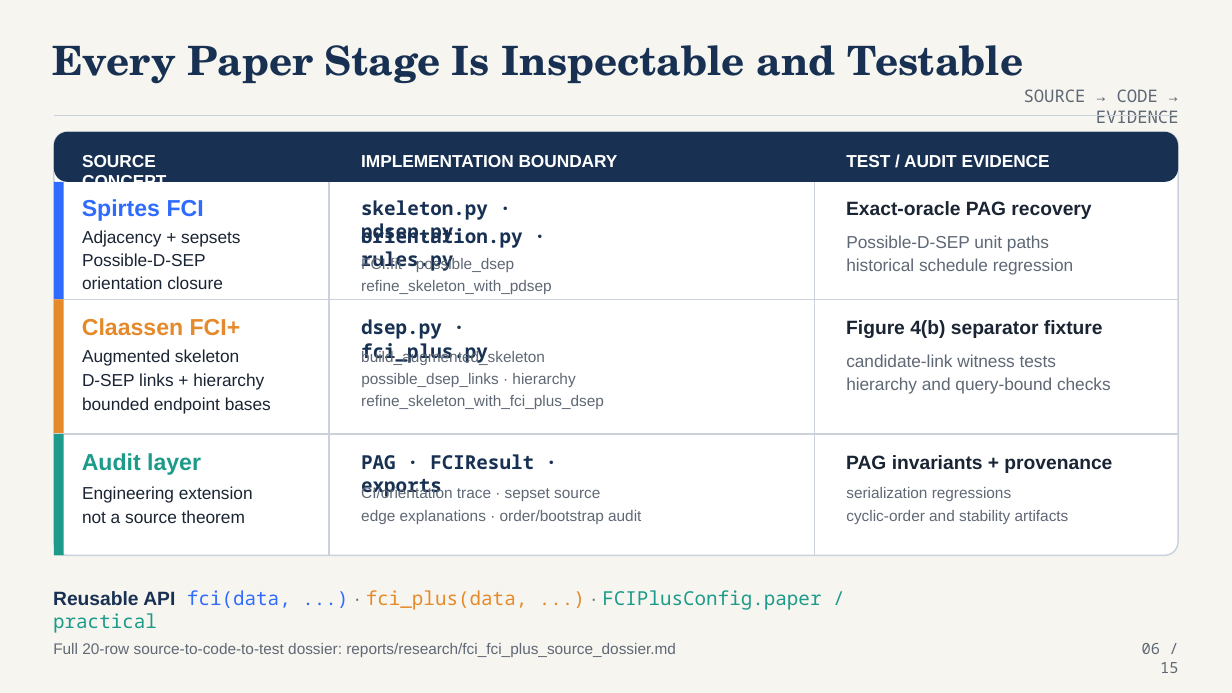
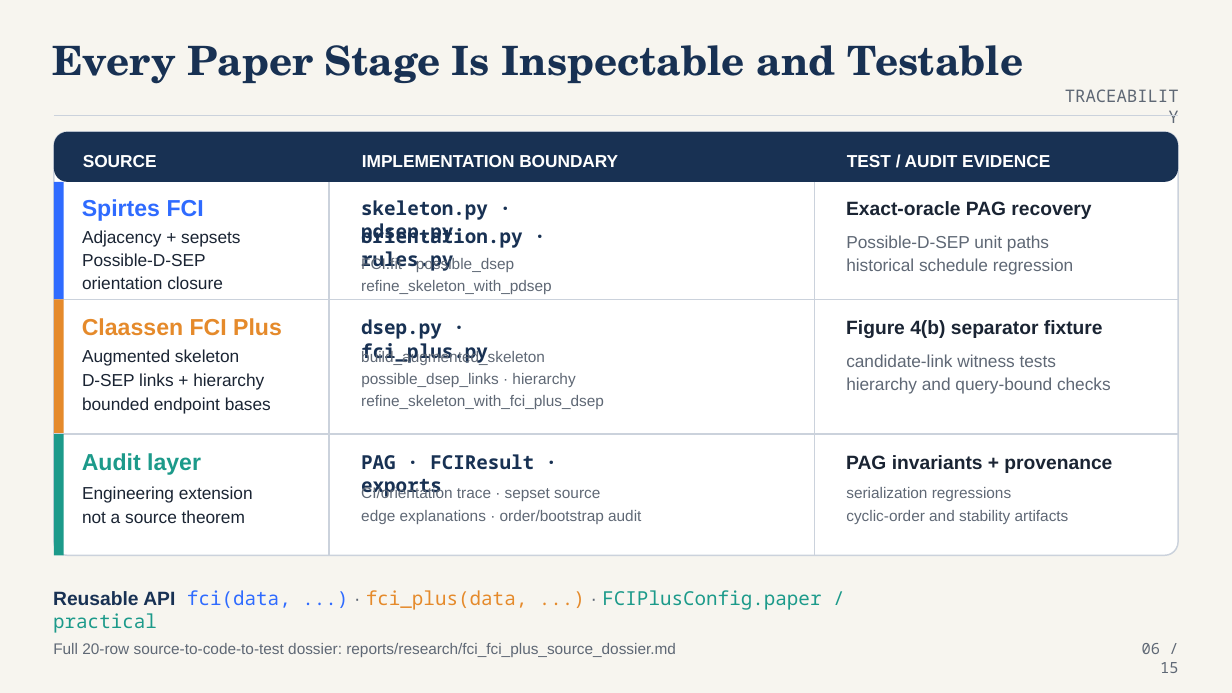
Before and after one commit to ada-yq225/FCI, a slide deck: slide 6 of output/ppt/fci_plus_star_advisor_presentation.pptx. Drawn at 1232x693 pixels with LibreOffice and Linux fonts; fonts in the diff are those of the drawing. Boxes give left, top, right and bottom in pixels: in the first picture for what was removed or moved away, otherwise in the second. Text is boxed around its words. In the diff, an @@ line names an element or a change of style, - is before the commit and + after.

```diff
--- a/output/ppt/fci_plus_star_advisor_presentation.pptx
+++ b/output/ppt/fci_plus_star_advisor_presentation.pptx
@@ text at [1024, 89, 1179, 123]: text changed @@
-SOURCE → CODE → EVIDENCE
+TRACEABILITY
@@ text at [83, 155, 157, 167]: text changed @@
-SOURCE CONCEPT
+SOURCE
@@ text at [82, 318, 282, 336]: text changed @@
-Claassen FCI+
+Claassen FCI Plus
```
Also in this commit, not shown: 13 other slides changed, 31 other files.
